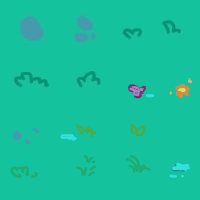
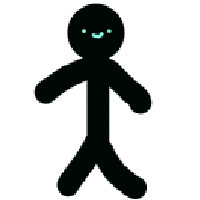
Two versions of the same layered image (200×200). Layer-by-layer changes:
added layer "Paint Layer 2" above "grtasse" over [0, 0, 192, 200]
moved "Paint Layer 1" into group "grtasse", painted on it over [0, 0, 200, 192]
moved "Paint Layer 1 (pasted)" (1st of 6, in "grtasse") into group "grtasse" over [0, 0, 64, 64]
moved "Paint Layer 1 (pasted)" (2nd of 6, in "grtasse") into group "grtasse" over [64, 0, 128, 64]
moved "Paint Layer 1 (pasted)" (3rd of 6, in "grtasse") into group "grtasse" over [64, 64, 128, 128]
moved "Paint Layer 1 (pasted)" (4th of 6, in "grtasse") into group "grtasse" over [128, 0, 192, 64]
moved "Paint Layer 1 (pasted)" (5th of 6, in "grtasse") into group "grtasse" over [64, 0, 192, 64]
moved "Paint Layer 1 (pasted)" (6th of 6, in "grtasse") into group "grtasse" over [0, 64, 64, 128]
moved "Background" into group "grtasse" over [0, 0, 200, 200]
